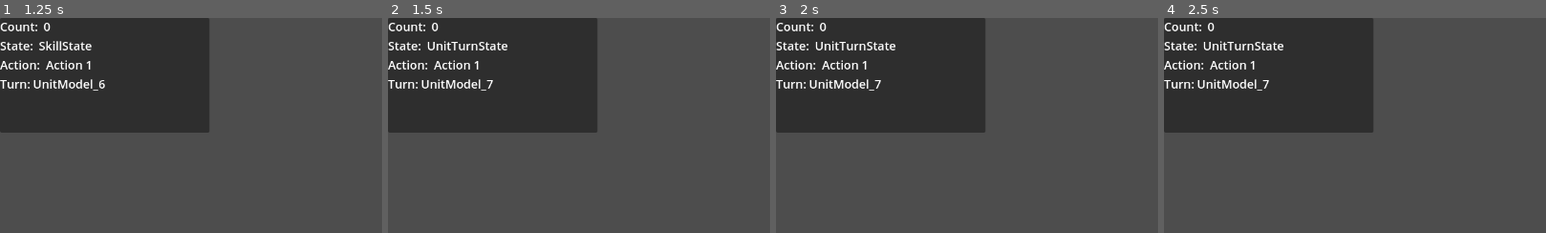
Above: before the commit, frames 1-4 (left to right).
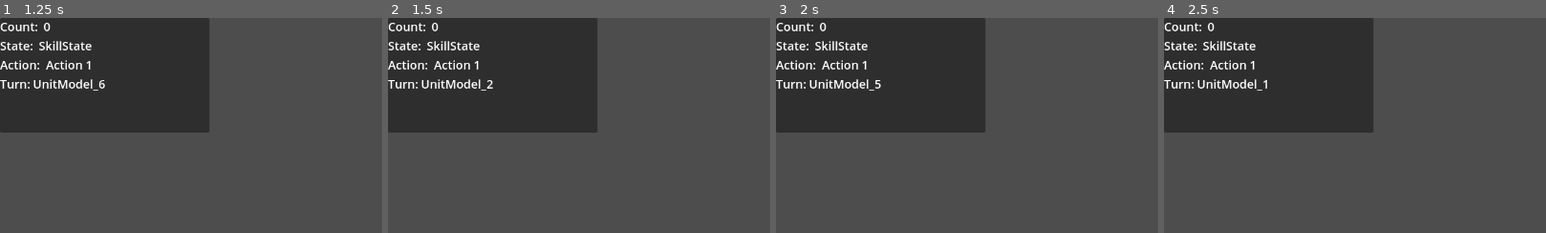
Above: after the commit, the same moments.

Repository: Comotcaiten/re_turnbase_project
Game: Godot game, scene res://test/level_testing.tscn
Two runs of this game, one before a commit and one after it. Both use one fixed random seed, a clock stepped at 60 frames per second and the inputs below.
Inputs:
- Up to frame 1 (1.25 s): tap Enter (ui_accept) at 0.5, 0.77 s; hold Right (ui_right) from 0.53 s (still down)
- Up to frame 2 (1.5 s): tap Enter (ui_accept) at 1.25 s; release Right (ui_right) at 1.28 s; hold Left (ui_left) from 1.28 s (still down)
- Up to frame 3 (2 s): keep holding Left (ui_left); tap Enter (ui_accept) at 1.52 s
- Up to frame 4 (2.5 s): tap Enter (ui_accept) at 2 s; release Left (ui_left) at 2.03 s; hold Right (ui_right) from 2.03 s (still down)
The pictures show only the part of the screen within x 0-50%, y 0-50%; the shares and areas given below are measured in that part.

Frame 1 is identical in both runs. In frame 2, 0.6% of the frame differs, in the area x 10-32%, y 10-33%; in frame 3, 0.6%; in frame 4, 0.6%.

Commit message:
fix loi perform skill random loi tra ve va khong xu ly khi skill == null. Note phan skill can them cac logic de biet chon target fainted hay khong

Diff:
--- a/src/controllers/SkillSystemController.gd
+++ b/src/controllers/SkillSystemController.gd
@@ -114,7 +114,6 @@
 		current_skill_select.run(group_current_target, _source, battle_system_controller)
 	else:
 		print("Skill null")
-
 	reset_perform()
 	battle_system_controller.perform_after_every_thing()
 
@@ -159,11 +158,11 @@
 
 func perfrom_random_skill(_source: UnitModel):
 	current_skill_select = get_random_skill(_source)
-	if current_skill_select == null or _source == null:
+	if _source == null:
 		return
 
 	# if Input.is_action_just_pressed("ui_up"):
-	print(_source.name, " use skill ", current_skill_select.skill_base.name)
+	print(_source.name, " use skill ", current_skill_select)
 	perform_random_target(current_skill_select, _source)
 	perform_run_skill(_source)
 	return
